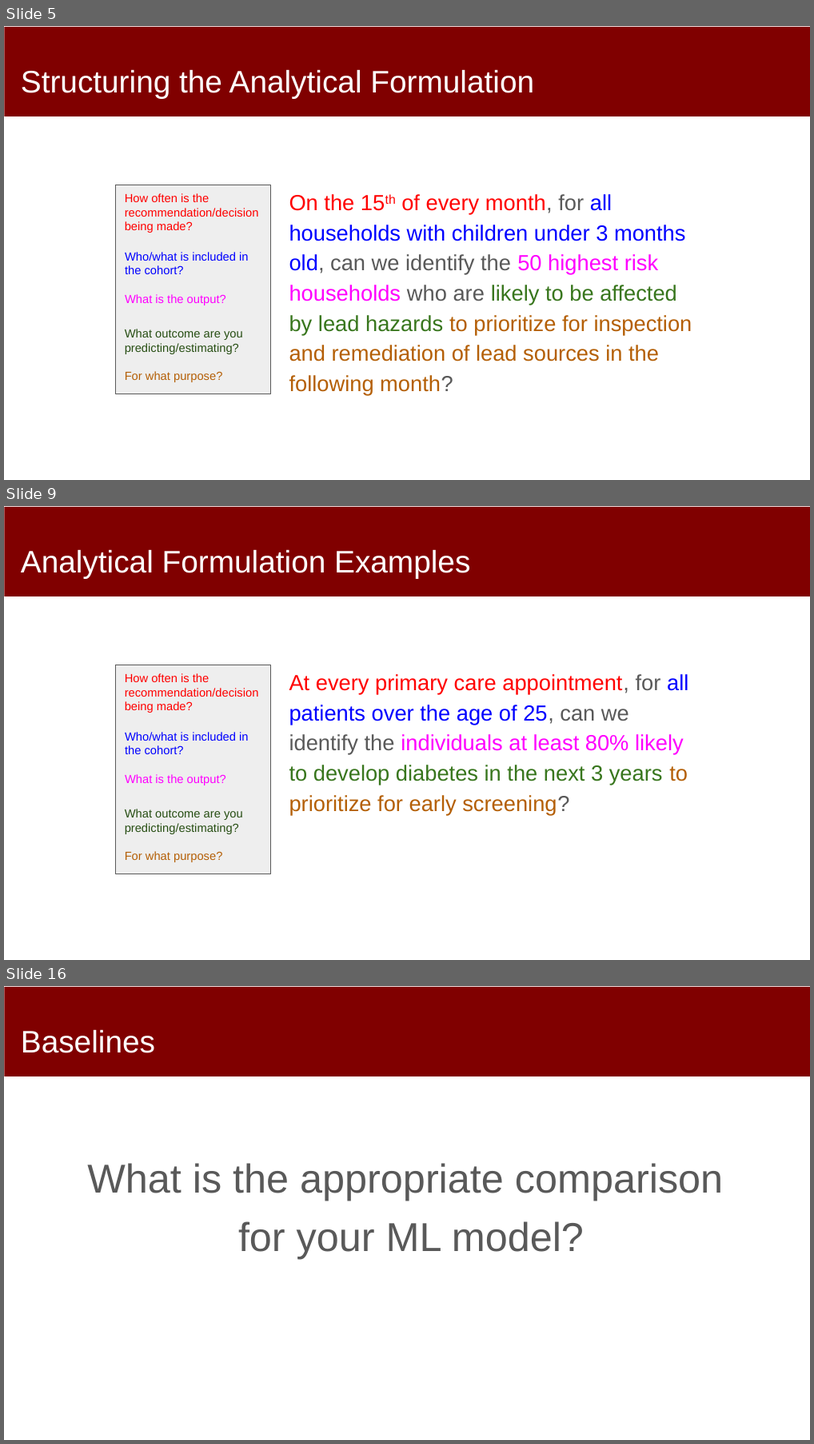
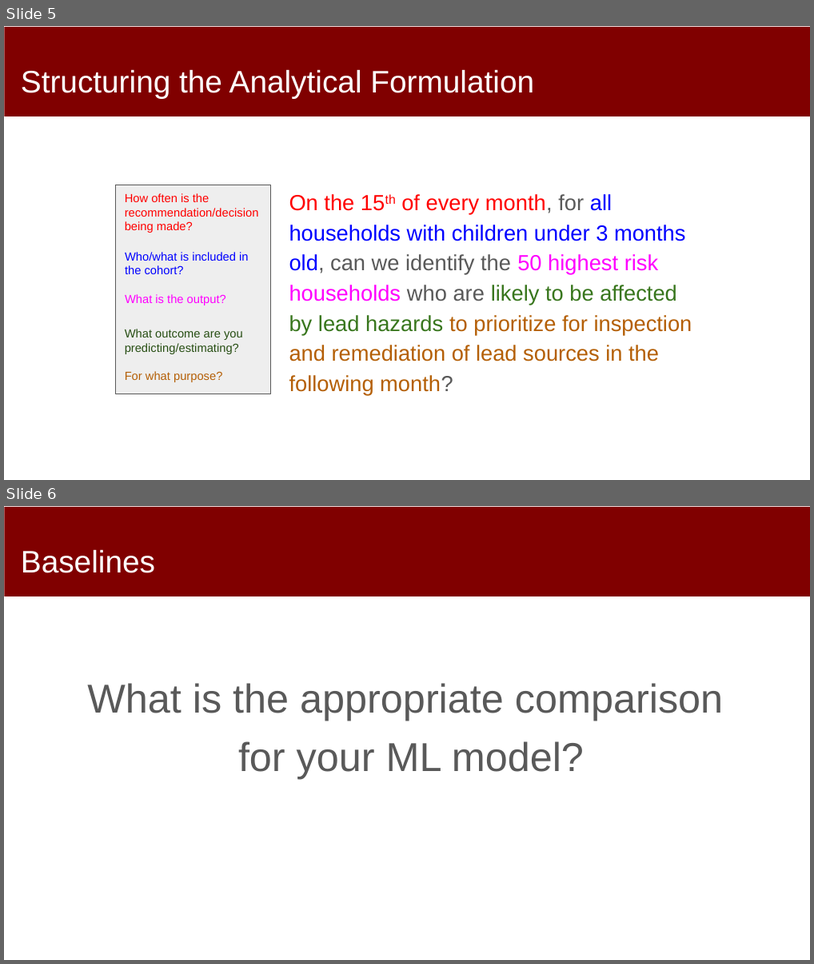
Before and after one commit to dssg/mlforpublicpolicylab, a slide deck: Lectures/09-Machine-Learning-Pipelines.pptx. Shown one above the other, each under a label of ours: slides 5, 9 and 16 before the commit, slides 5 and 6 after it; the slides between them are not shown. The pictures are 814x1444 and 814x964 pixels, drawn with LibreOffice and Linux fonts; fonts in the diff are those of the drawing. Boxes give left, top, right and bottom in pixels: in the first picture for what was removed or moved away, otherwise in the second. Text is boxed around its words. In the diff, an @@ line names an element or a change of style, - is before the commit and + after.

```diff
--- a/Lectures/09-Machine-Learning-Pipelines.pptx
+++ b/Lectures/09-Machine-Learning-Pipelines.pptx
@@ slide 9 removed at [4, 506, 810, 960], background #FFFFFF; not listed: 1 template element that a slide beside it also shows @@
@@ title removed at [21, 550, 470, 578] @@
-Analytical Formulation Examples
@@ rectangle removed at [116, 664, 270, 873] @@
@@ text removed at [125, 673, 259, 712] @@
-How often is the recommendation/decision being made?
@@ text removed at [290, 674, 689, 814] @@
-At every primary care appointment, for all patients over the age of 25, can we identify the individuals at least 80% likely to develop diabetes in the next 3 years to prioritize for early screening?
@@ text removed at [125, 732, 248, 754] @@
-Who/what is included in the cohort?
@@ text removed at [125, 774, 226, 785] @@
-What is the output?
@@ text removed at [125, 808, 243, 862] @@
-What outcome are you predicting/estimating?
-For what purpose?
@@ what was slide 16 is now slide 6 @@
```
Also in this commit, not shown: 4 slides changed, 9 other slides removed, 1 other file.
